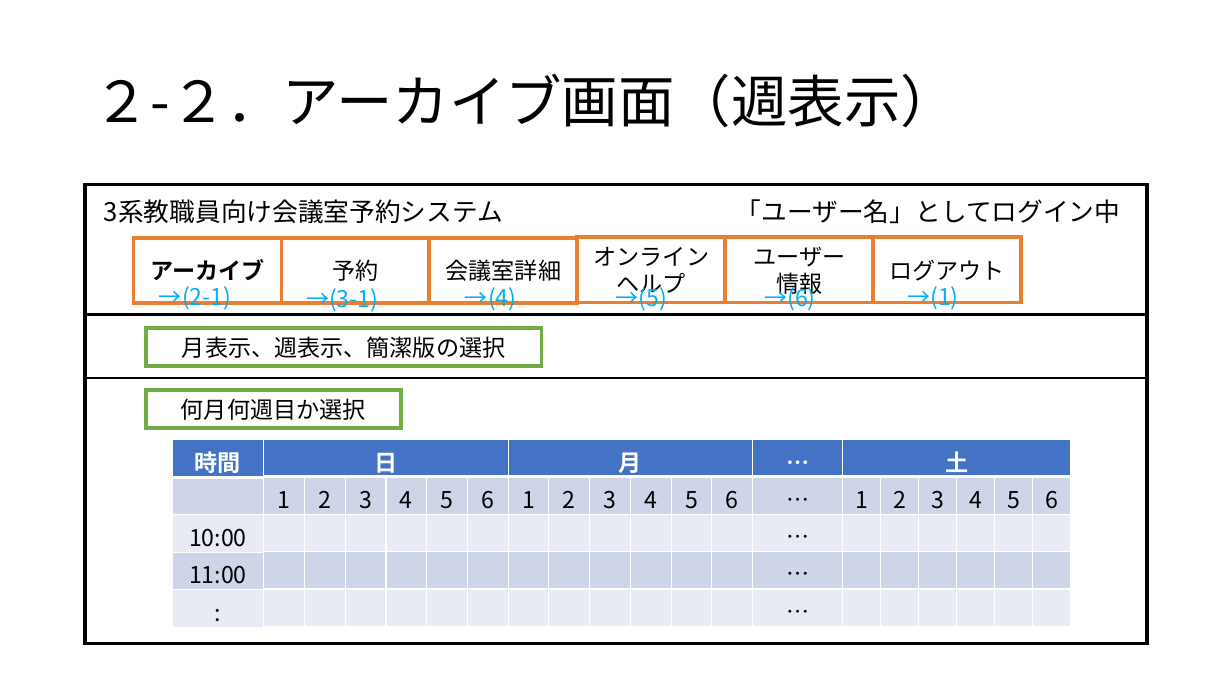
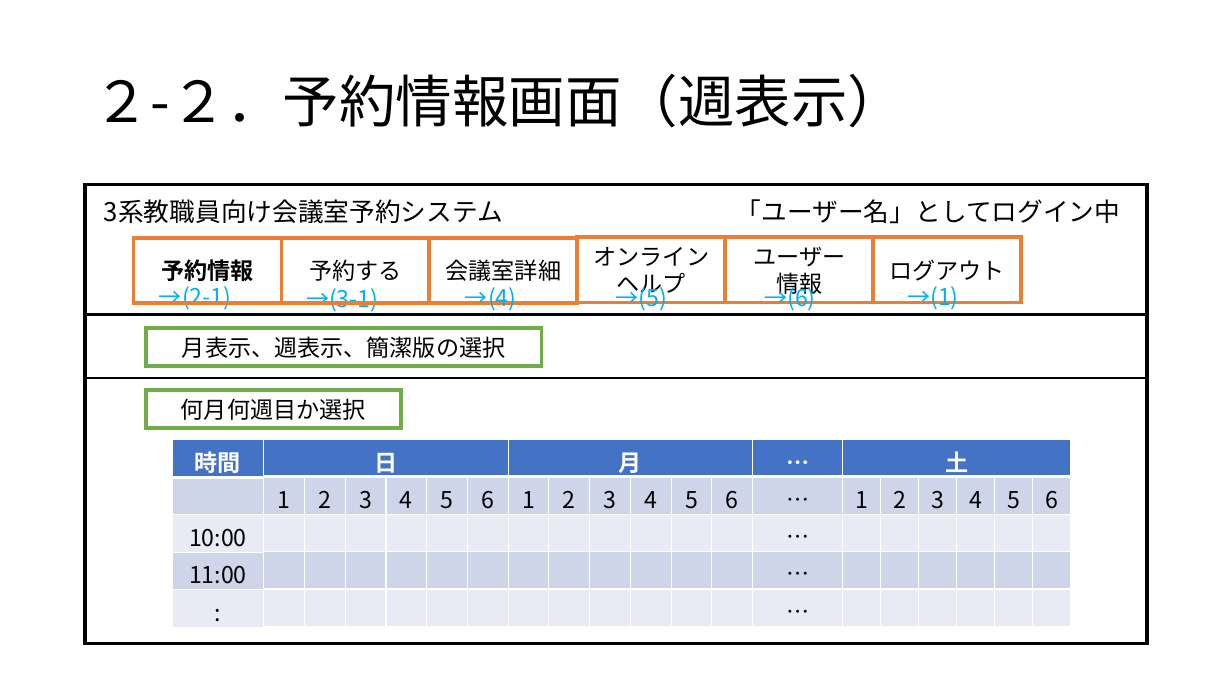
Before and after one commit to T1-2022/yoyaku, a slide deck: slide 3 of Design.pptx. Drawn at 1232x693 pixels with LibreOffice and Linux fonts; fonts in the diff are those of the drawing. Boxes give left, top, right and bottom in pixels: in the first picture for what was removed or moved away, otherwise in the second. Text is boxed around its words. In the diff, an @@ line names an element or a change of style, - is before the commit and + after.

Commit message:
画面名称の変更

```diff
--- a/Design.pptx
+++ b/Design.pptx
@@ title at bbox=[94, 74, 904, 128]: text changed @@
-２-２．アーカイブ画面（週表示）
+２-２．予約情報画面（週表示）
@@ text in rectangle at bbox=[161, 259, 253, 281]: text changed @@
-アーカイブ
+予約情報
@@ text in rectangle at bbox=[309, 259, 401, 281]: text changed @@
-予約
+予約する
```
Also in this commit, not shown: 8 other slides changed.
